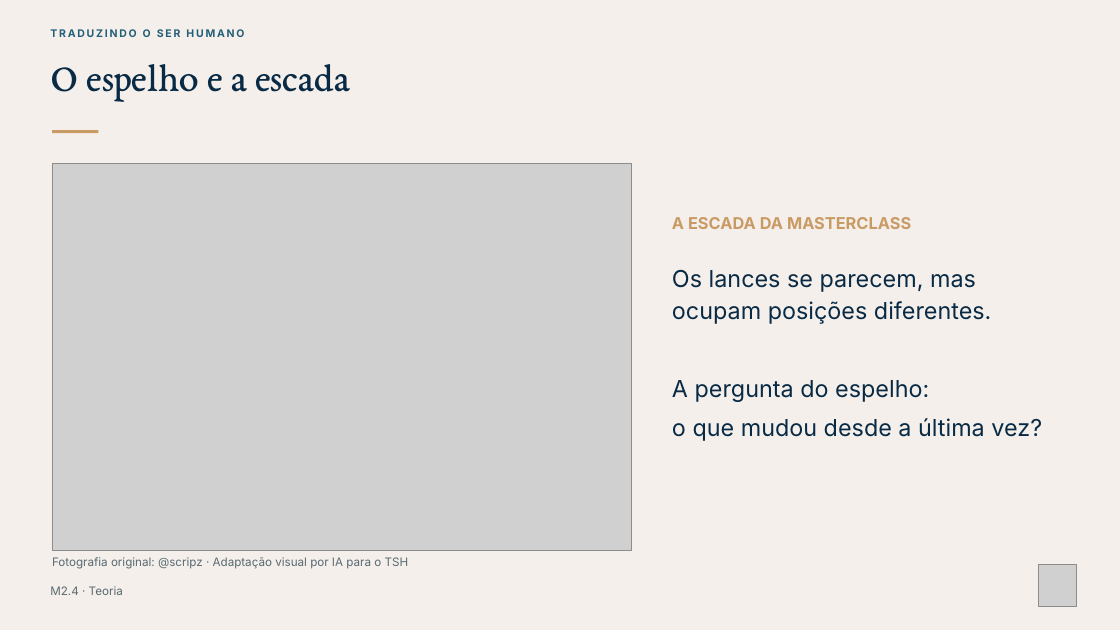
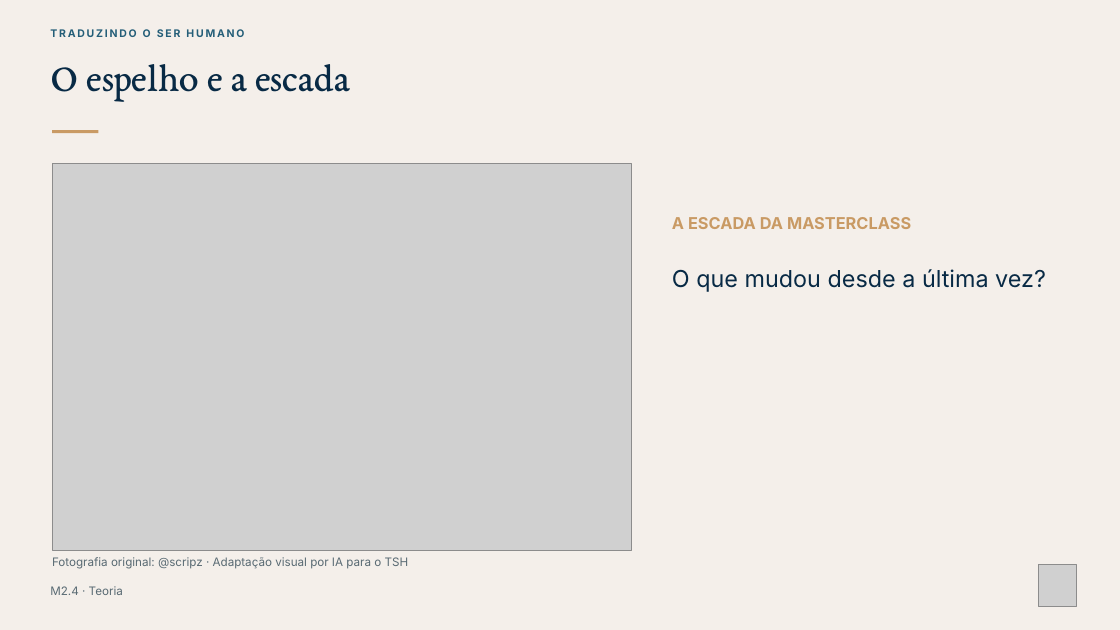
Before and after one commit to fabianodeliberalli/base-cognitiva-vault, a slide deck: slide 9 of 70 - Produções/Cursos/Curso - Nome Provisório/Materiais/Módulo 2/Slides de gravação 29-11/TSH · M2.4 · Teoria · O que mantém a repetição de uma resposta.pptx (slide 8 before the commit). Drawn at 1120x630 pixels with LibreOffice and Linux fonts; fonts in the diff are those of the drawing; grey boxes stand for pictures. Boxes give left, top, right and bottom in pixels: in the first picture for what was removed or moved away, otherwise in the second. Text is boxed around its words. In the diff, an @@ line names an element or a change of style, - is before the commit and + after.

```diff
--- a/70 - Produções/Cursos/Curso - Nome Provisório/Materiais/Módulo 2/Slides de gravação 29-11/TSH · M2.4 · Teoria · O que mantém a repetição de uma resposta.pptx
+++ b/70 - Produções/Cursos/Curso - Nome Provisório/Materiais/Módulo 2/Slides de gravação 29-11/TSH · M2.4 · Teoria · O que mantém a repetição de uma resposta.pptx
@@ text at (x1=672, y1=269, x2=1046, y2=292): text changed @@
-Os lances se parecem, mas ocupam posições diferentes.
-A pergunta do espelho:
-o que mudou desde a última vez?
+O que mudou desde a última vez?
```
Also in this commit, not shown: 2 slides added, 1 slide removed, 23 other files.
